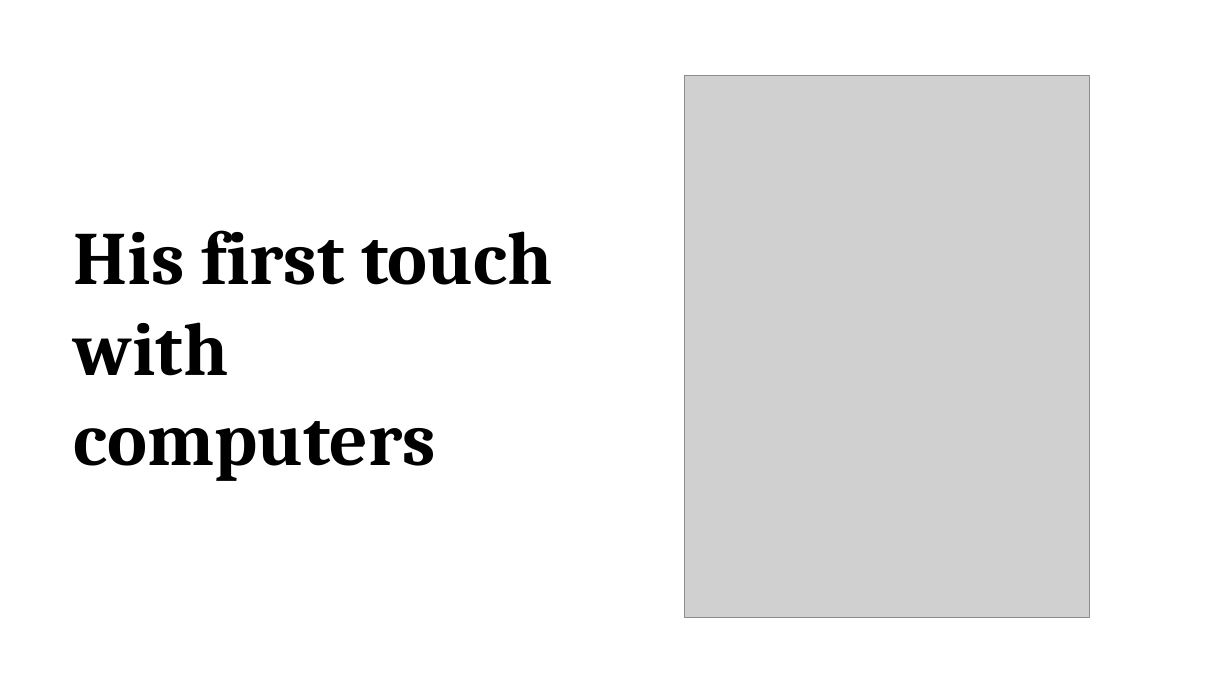
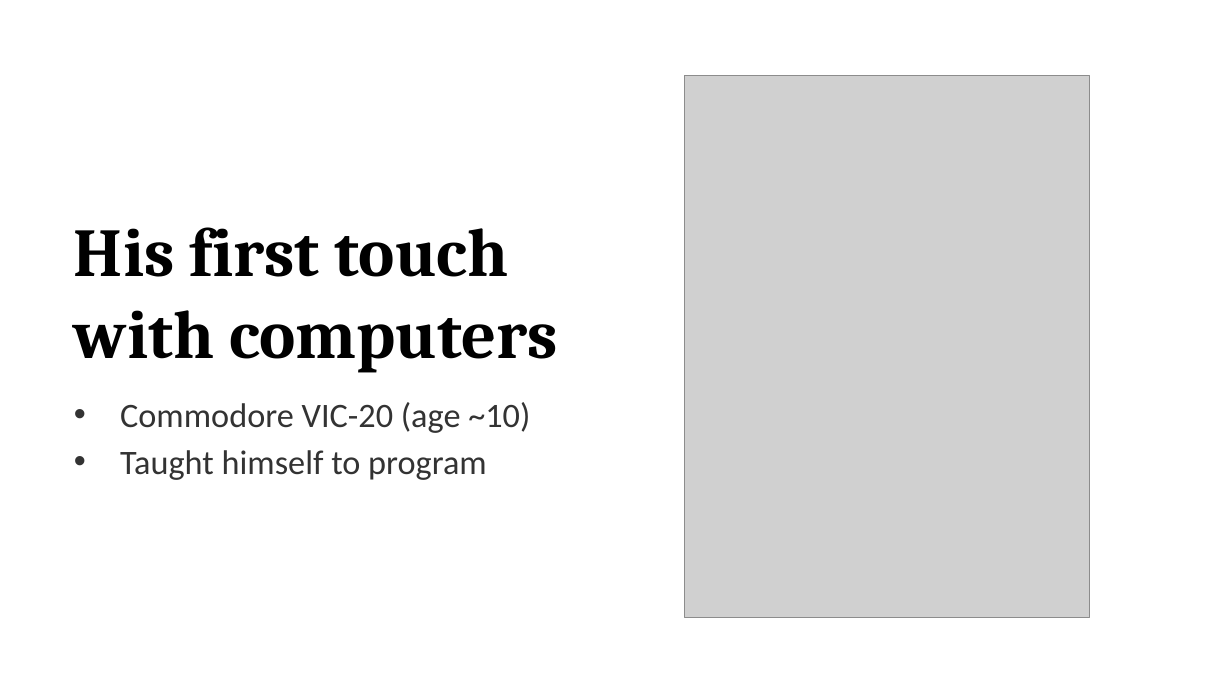
Before and after one commit to promilek2/Najs, a slide deck: slide 3 of Linus_Torvalds.pptx. Drawn at 1232x693 pixels with LibreOffice and Linux fonts; fonts in the diff are those of the drawing; grey boxes stand for pictures. Boxes give left, top, right and bottom in pixels: in the first picture for what was removed or moved away, otherwise in the second. Text is boxed around its words. In the diff, an @@ line names an element or a change of style, - is before the commit and + after.

```diff
--- a/Linus_Torvalds.pptx
+++ b/Linus_Torvalds.pptx
@@ text at [74, 227, 558, 373]: size 44 to 40 pt in "His first touch with computers"; more space between paragraphs @@
@@ text at [120, 402, 530, 480]: paragraphs added @@
+• Commodore VIC-20 (age ~10)
+• Taught himself to program
```
Also in this commit, not shown: 5 other slides changed, 2 slides added, 2 slides removed, 2 other files.
